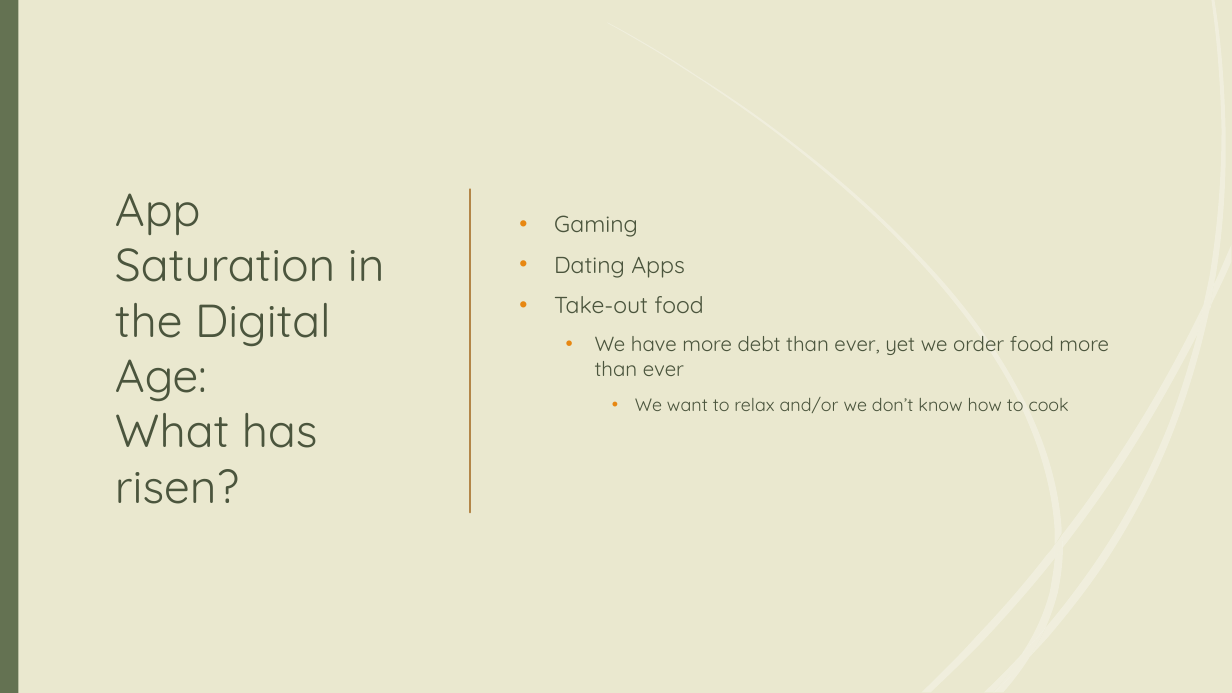
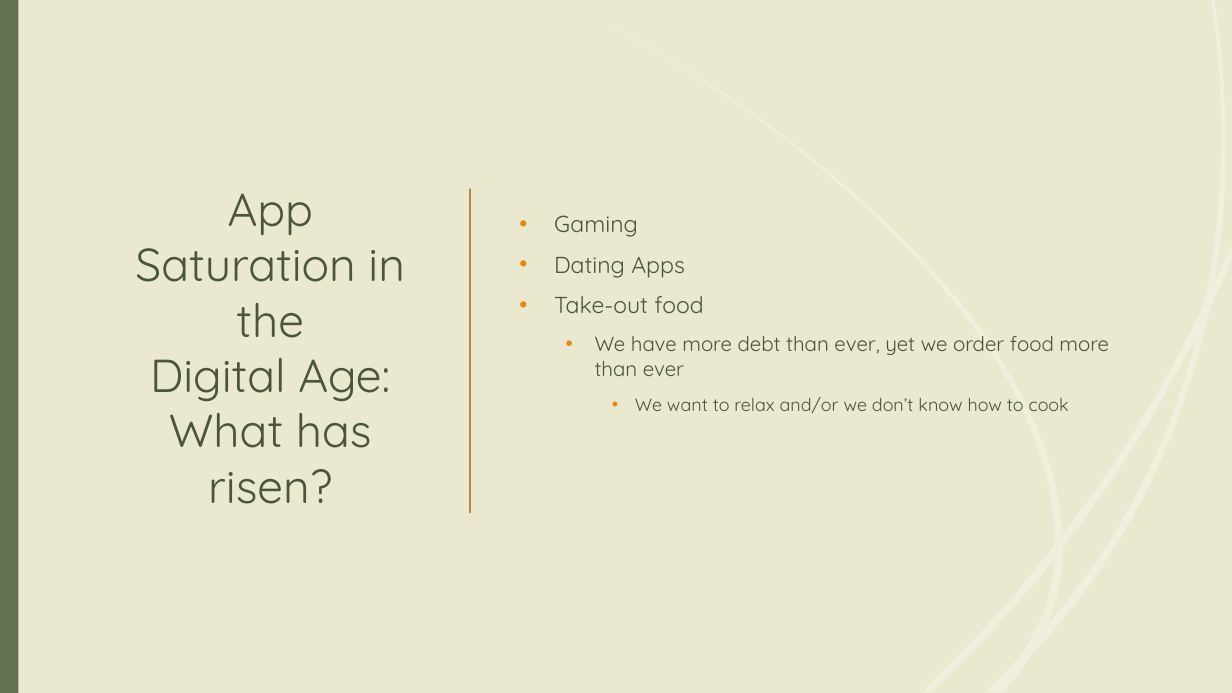
Before and after one commit to tieje/dogen, a slide deck: slide 7 of Presentation/SocialHub_FrancisT_06_23_2020.pptx. Drawn at 1232x693 pixels with LibreOffice and Linux fonts; fonts in the diff are those of the drawing. Boxes give left, top, right and bottom in pixels: in the first picture for what was removed or moved away, otherwise in the second. Text is boxed around its words. In the diff, an @@ line names an element or a change of style, - is before the commit and + after.

```diff
--- a/Presentation/SocialHub_FrancisT_06_23_2020.pptx
+++ b/Presentation/SocialHub_FrancisT_06_23_2020.pptx
@@ title "App Saturation in the Digital ..." at [135, 193, 405, 504]: alignment left to centre @@
```
Also in this commit, not shown: 9 other slides changed, 2 slides added, 2 other files.
